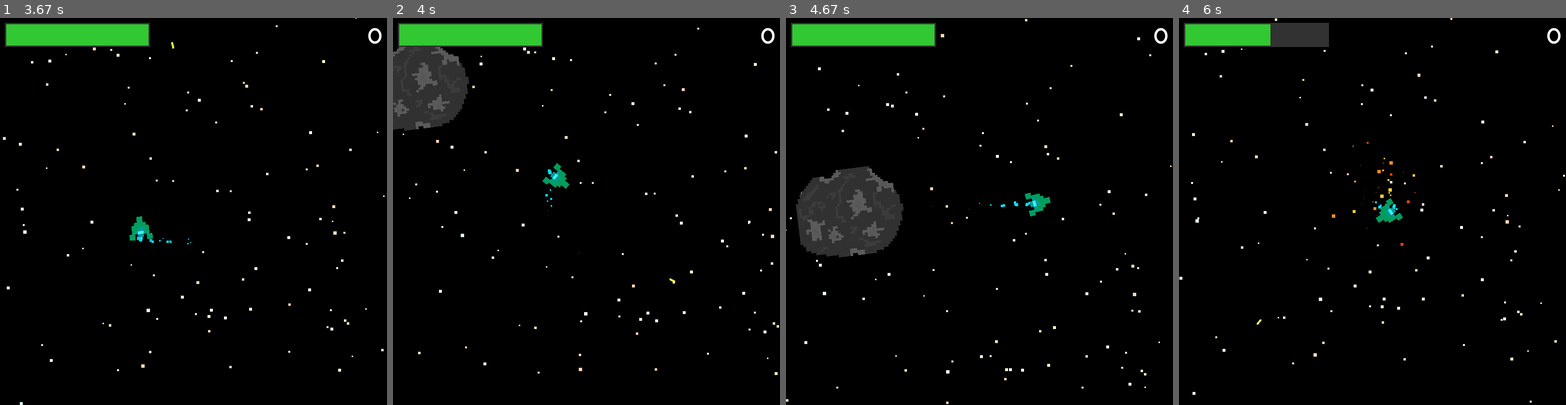
Above: before the commit, frames 1-4 (left to right).
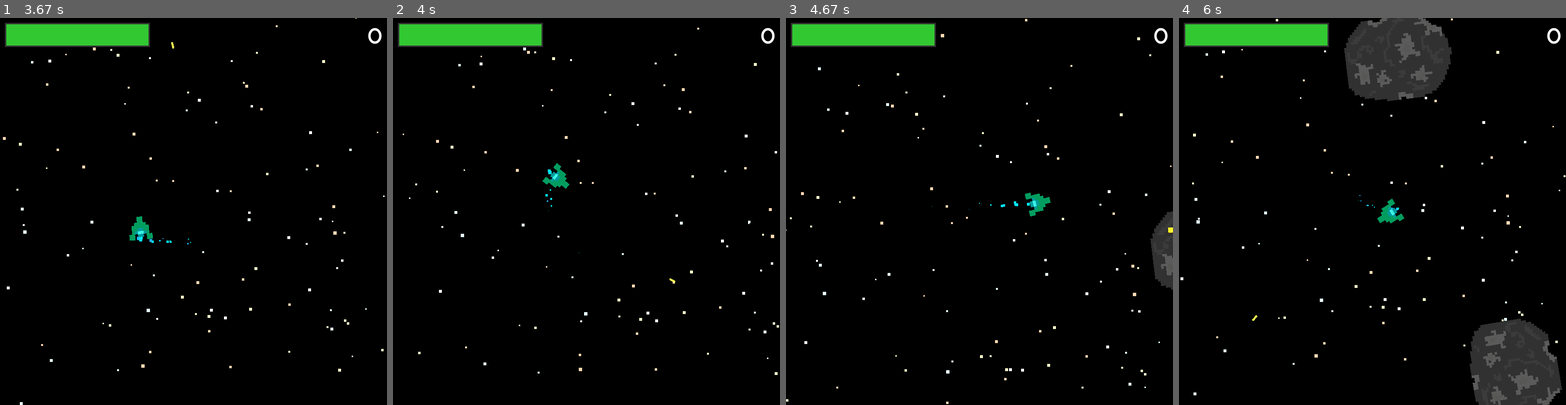
Above: after the commit, the same moments.

Repository: Yu266426/Hack-Club
Game: pygame game, started from 2023-2024/Space Shooter/main.py
The game is run twice, just before and just after one commit, with the same random seed, the same clock (stepped at 60 frames per second) and the same inputs.
Inputs (mouse positions are in pixels of both pictures, inside the frame that each line leads up to):
- Up to frame 1 (3.67 s): tap Space at 0.33 s; press the mouse at (232, 296) at 0.7 s; move the mouse to (150, 226) at 0.8 s; release the mouse at (73, 153) at 0.93 s; hold D 1-1.47 s; click (73, 304) at 1.08 s; hold W 1.55-1.85 s; click (239, 246) at 1.63 s; hold D 1.88-2.35 s; click (100, 134) at 1.97 s; hold A 2.38-2.92 s; click (197, 254) at 2.47 s; hold S 2.95-3.25 s; move the mouse to (340, 358) at 2.98 s; click (340, 358) at 3.03 s; hold A from 3.28 s (still down); move the mouse to (131, 83) at 3.32 s; click (131, 83) at 3.37 s
- Up to frame 2 (4 s): release A at 3.68 s; hold W from 3.72 s (still down); click (721, 312) at 3.8 s
- Up to frame 3 (4.67 s): release W at 4.08 s; hold D from 4.12 s (still down); click (1118, 180) at 4.2 s
- Up to frame 4 (6 s): release D at 4.75 s; hold S 4.78-5.15 s; click (1248, 161) at 4.87 s; hold A 5.18-5.65 s; click (1256, 79) at 5.27 s; hold D from 5.68 s (still down); click (1279, 281) at 5.77 s

Frame 1 is identical in both runs. In frame 2, 3.6% of the frame differs, in the area x 0-20%, y 7-30%; in frame 3, 6.0%; in frame 4, 11%, in the area x 0-100%, y 0-100%.

Commit message:
Prepare game for club fair

Diff:
--- a/2022-2023/Hack Club - Space Shooter/data/modules/game.py
+++ /dev/null
@@ -1,36 +0,0 @@
-import pygame
-
-from data.modules.player import Player
-
-
-class Game:
-	def __init__(self):
-		self.is_running = True
-		self.window = pygame.display.set_mode((800, 800))  # Sets the screen to 800 by 800 pixels
-		self.clock = pygame.time.Clock()
-
-		self.player = Player((400, 400))  # Initializes a player at 400, 400
-
-	def handle_events(self):
-		for event in pygame.event.get():
-			if event.type == pygame.QUIT:
-				self.is_running = False
-
-	def update(self):
-		# Limits FPS to 60
-		self.clock.tick(60)
-
-		self.player.update()
-
-	def draw(self):
-		self.window.fill((0, 0, 0))
-
-		self.player.draw(self.window)
-
-		pygame.display.update()
-
-	def run(self):
-		while self.is_running:
-			self.handle_events()
-			self.update()
-			self.draw()
--- a/2022-2023/Hack Club - Space Shooter/data/modules/player.py
+++ /dev/null
@@ -1,55 +0,0 @@
-import pygame
-
-
-class Player:
-	def __init__(self, pos):
-		# Creates a position object that is a pygame.Vector2
-		# A Vector2 has 2 points (x, y), and is useful to store things like position
-		# If you are familiar with vectors in physics or math, it can be used to those purposes too
-		self.pos = pygame.Vector2(pos)
-
-		# Input is also a vector, for conveniences in adding or multiplying with other values
-		self.input = pygame.Vector2()
-
-		# Make a surface, and fill it with red
-		self.image = pygame.Surface((60, 60))
-		self.image.fill("red")
-
-		# Rect from our image
-		self.rect = self.image.get_rect(center=self.pos)
-
-	def update(self):
-		keys_pressed = pygame.key.get_pressed()  # Gets all the keys pressed
-		# Sets input to 1 or -1 or 0 depending on what is pressed
-		# 1 for right / down, -1 for left / up
-		self.input.x = keys_pressed[pygame.K_d] - keys_pressed[pygame.K_a]
-		self.input.y = keys_pressed[pygame.K_s] - keys_pressed[pygame.K_w]
-
-		# Modifies self.pos with the input * speed (5 in this case)
-		# Feature of Vector2, where both (x, y) is modified by the multiplication, and can be added to self.pos
-		self.pos += self.input * 5
-
-		# Adjusts self.rect.center to be self.pos
-		self.rect.center = self.pos
-
-		# If player goes off the edge of the screen, loop back around
-		if self.rect.right < 0:
-			# Sets the left of the player to the right of the screen, so we are just barely off-screen
-			self.rect.left = 800
-
-			# We need to re-update our position, so we set it to the center of the newly updated rect
-			# We need to repeat this for every following if statement, because rect stores values as integers, while our position is in floats
-			# If we do this outside of the if statement, we would lose precision every frame (Going from decimals to no decimals).
-			self.pos = self.rect.center
-		elif self.rect.left > 800:
-			self.rect.right = 0
-			self.pos = self.rect.center
-		if self.rect.bottom < 0:
-			self.rect.top = 800
-			self.pos = self.rect.center
-		elif self.rect.top > 800:
-			self.rect.bottom = 0
-			self.pos = self.rect.center
-
-	def draw(self, window: pygame.Surface):
-		window.blit(self.image, self.rect)
--- a/2022-2023/Hack Club - Space Shooter/main.py
+++ /dev/null
@@ -1,13 +0,0 @@
-import pygame
-
-from data.modules.game import Game
-
-# Initializes pygame, to set up things that pygame needs
-pygame.init()
-
-# Creates a game object, and calls the run method.
-game = Game()
-game.run()
-
-# Quits pygame
-pygame.quit()
--- /dev/null
+++ b/2023-2024/Space Shooter/data/leaderboard.json
@@ -0,0 +1,3 @@
+{
+  "tiger zhang": 425
+}
--- a/2023-2024/Space Shooter/data/modules/files.py
+++ b/2023-2024/Space Shooter/data/modules/files.py
@@ -3,3 +3,5 @@
 CURRENT_DIR = os.getcwd()
 DATA_DIR = os.path.join(CURRENT_DIR, "data")
 ASSET_DIR = os.path.join(DATA_DIR, "assets")
+
+LEADERBOARD_PATH = os.path.join(DATA_DIR, "leaderboard.json")
--- a/2023-2024/Space Shooter/data/modules/game.py
+++ b/2023-2024/Space Shooter/data/modules/game.py
@@ -1,3 +1,4 @@
+import json
 import os.path
 import random
 
@@ -6,12 +7,13 @@
 from data.modules.asteroid import Asteroid
 from data.modules.bar import Bar
 from data.modules.constants import SCREEN_WIDTH, SCREEN_HEIGHT, GameStates, AsteroidTypes, ParticleTypes
-from data.modules.files import ASSET_DIR
+from data.modules.files import ASSET_DIR, LEADERBOARD_PATH
 from data.modules.laser import Laser
 from data.modules.particle import Particle
 from data.modules.player import Player
 from data.modules.star import Star
 from data.modules.text import Text
+from data.modules.textbox import TextBox
 from data.modules.timer import Timer
 from data.modules.utils import get_angled_offset, get_angle_to
 
@@ -19,7 +21,7 @@
 class Game:
 	def __init__(self):
 		self.is_running = True
-		self.window = pygame.display.set_mode((SCREEN_WIDTH, SCREEN_HEIGHT), flags=pygame.SCALED, vsync=1)
+		self.window = pygame.display.set_mode((SCREEN_WIDTH, SCREEN_HEIGHT), flags=pygame.SCALED | pygame.FULLSCREEN, vsync=1)
 		pygame.display.set_caption("Space Shooter")
 		pygame.display.set_icon(pygame.image.load(os.path.join(ASSET_DIR, "player.png")).convert_alpha())
 		self.clock = pygame.time.Clock()
@@ -35,7 +37,7 @@
 		self.asteroids = []
 		self.particles = []
 
-		self.asteroid_spawn_timer = Timer(3, start_on=False)
+		self.asteroid_spawn_timer = Timer(2, start_on=False)
 
 		self.player = Player((self.scroll.x + SCREEN_WIDTH / 2, self.scroll.y + SCREEN_HEIGHT / 2))
 		self.player_shoot_timer = Timer(0.18)
@@ -54,12 +56,22 @@
 		self.start_text = Text("Press Space To Start!", (SCREEN_WIDTH / 2, SCREEN_HEIGHT * 0.2), 60, "white")
 		self.health_bar = Bar((10, 10), (300, 50), (50, 50, 50), (50, 200, 50))
 		self.score_text = Text("", (SCREEN_WIDTH - 10, 10), 40, "white")
+
 		self.end_score_text = Text("Score: ", (SCREEN_WIDTH / 2, SCREEN_HEIGHT * 0.2), 60, "white")
-		self.end_restart_text = Text("Press Space To Restart", (SCREEN_WIDTH / 2, SCREEN_HEIGHT * 0.5), 40, "white")
+
+		self.end_name_text = Text("Click on the box to enter first and last name!", (SCREEN_WIDTH / 2, SCREEN_HEIGHT * 0.46), 30, (220, 220, 220))
+		self.end_textbox = TextBox((SCREEN_WIDTH / 2, SCREEN_HEIGHT * 0.6), (SCREEN_WIDTH * 0.8, SCREEN_HEIGHT * 0.1))
+
+		self.end_restart_text = Text("Press F1 To Restart", (SCREEN_WIDTH / 2, SCREEN_HEIGHT * 0.7), 40, "white")
 
 	def reset(self):
 		self.player = Player((self.scroll.x + SCREEN_WIDTH / 2, self.scroll.y - SCREEN_HEIGHT / 2))
 		self.score = 0
+
+		self.asteroid_spawn_timer.time = 3
+
+		self.end_textbox.selected = False
+		self.end_textbox.text = ""
 
 	def generate_stars(self, n_stars):
 		for _ in range(n_stars):
@@ -71,7 +83,7 @@
 				self.is_running = False
 
 			if event.type == pygame.KEYDOWN:
-				if event.key == pygame.K_ESCAPE:
+				if event.key == pygame.K_ESCAPE and pygame.key.get_mods() & pygame.KMOD_CTRL:
 					self.is_running = False
 
 				if self.game_state == GameStates.Start:
@@ -80,8 +92,28 @@
 						self.reset()
 
 				if self.game_state == GameStates.End:
-					if event.key == pygame.K_SPACE:
-						self.game_state = GameStates.Game
+					if self.end_textbox.selected:
+						if self.end_textbox.write(event):
+							# Save to file
+							with open(LEADERBOARD_PATH) as file:
+								data = json.load(file)
+
+							name = self.end_textbox.text.lower().strip()
+							score = self.score
+
+							if name in data:
+								score = max(score, data[name])
+
+							data[name] = score
+
+							with open(LEADERBOARD_PATH, "w") as file:
+								file.write(json.dumps(data))
+
+							self.reset()
+							self.game_state = GameStates.Start
+
+					elif event.key == pygame.K_F1:
+						self.game_state = GameStates.Start
 						self.reset()
 
 		mouse_pressed = pygame.mouse.get_pressed()
@@ -112,10 +144,11 @@
 
 					self.asteroids.append(Asteroid(AsteroidTypes.Large, pos, get_angle_to(pos, self.player.pos)))
 
-			self.asteroid_spawn_timer.time *= 0.95
+			self.asteroid_spawn_timer.time *= 0.90
 			if self.asteroid_spawn_timer.time < 0.3:
-				self.asteroid_spawn_timer.time = 3
+				self.asteroid_spawn_timer.time = 0.3
 			self.asteroid_spawn_timer.start()
+			print(self.asteroid_spawn_timer.time)
 
 	def game_update(self, delta):
 		self.scroll = self.scroll.lerp(self.player.pos - pygame.Vector2(SCREEN_WIDTH / 2, SCREEN_HEIGHT / 2), min(0.07 * delta, 1))
@@ -242,11 +275,16 @@
 		for star in self.stars:
 			star.update(delta, self.scroll)
 
-		if self.game_state == GameStates.Start or self.game_state == GameStates.End:
+		if self.game_state == GameStates.Start:
 			self.scroll.x += 3 * delta
 
 		if self.game_state == GameStates.Game:
 			self.game_update(delta)
+
+		if self.game_state == GameStates.End:
+			self.scroll.x += 3 * delta
+
+			self.end_textbox.update()
 
 	def draw(self):
 		self.window.fill("black")
@@ -282,5 +320,7 @@
 		if self.game_state == GameStates.End:
 			self.end_score_text.draw_centered(self.window)
 			self.end_restart_text.draw_centered(self.window)
+			self.end_name_text.draw_centered(self.window)
+			self.end_textbox.draw(self.window)
 
 		pygame.display.flip()
--- /dev/null
+++ b/2023-2024/Space Shooter/data/modules/textbox.py
@@ -0,0 +1,84 @@
+import os
+
+import pygame
+import pygame.freetype
+
+from data.modules.files import ASSET_DIR
+
+
+class TextBox:
+	def __init__(self, pos: tuple[int, int], size: tuple[int, int]):
+		self.pos = pygame.Vector2(pos)
+		self.size = size
+
+		self.rect = pygame.Rect(pos, size)
+		self.rect.center = self.pos
+
+		self.selected = False
+
+		self.write_time_wait = 2
+		self.last_write_time = 0
+
+		self.text = ""
+
+		self.base_colour = (20, 20, 20)
+		self.hover_colour = (50, 50, 50)
+		self.selected_colour = (100, 100, 100)
+
+		self.colour = self.base_colour
+
+		self.font = pygame.font.Font(os.path.join(ASSET_DIR, "moonrising.ttf"), int(size[1] * 0.75))
+
+	def write(self, event):
+		if self.selected:
+			if pygame.time.get_ticks() - self.last_write_time >= self.write_time_wait:
+				if event.key == pygame.K_RETURN:
+					return True
+
+				elif event.key == pygame.K_BACKSPACE:
+					self.text = self.text[:-1]
+
+				elif event.key == pygame.K_ESCAPE:
+					self.selected = False
+
+				else:
+					if pygame.key.get_mods() & pygame.KMOD_LSHIFT:
+						self.text += event.unicode.upper()
+					else:
+						self.text += event.unicode.lower()
+
+	def update(self):
+		mouse_pos = pygame.mouse.get_pos()
+		mouse_state = pygame.mouse.get_pressed()
+
+		# Selection
+		if self.rect.collidepoint(mouse_pos[0], mouse_pos[1]):
+			self.colour = self.hover_colour
+
+			if mouse_state[0]:
+				self.selected = True
+		else:
+			self.colour = self.base_colour
+
+			if mouse_state[0]:
+				self.selected = False
+
+		if self.selected:
+			self.colour = self.selected_colour
+
+		return self.selected
+
+	def draw(self, surface: pygame.Surface):
+		pygame.draw.rect(surface, self.colour, self.rect)
+
+		text_image = self.font.render(self.text, True, (255, 255, 255))
+		text_rect: pygame.Rect = text_image.get_rect()
+
+		text_surf = pygame.Surface((self.rect.width - 10, self.rect.height), flags=pygame.SRCALPHA)
+		text_surf.blit(text_image, (0, 0))
+		text_surf.convert_alpha()
+
+		surface.blit(text_surf, (self.rect.left + 5, self.rect.top))
+
+		if self.selected:
+			pygame.draw.rect(surface, "white", pygame.Rect(self.rect.left + text_rect.width + 10, self.rect.top + self.rect.height * 0.05, 5, self.rect.height * 0.8))
